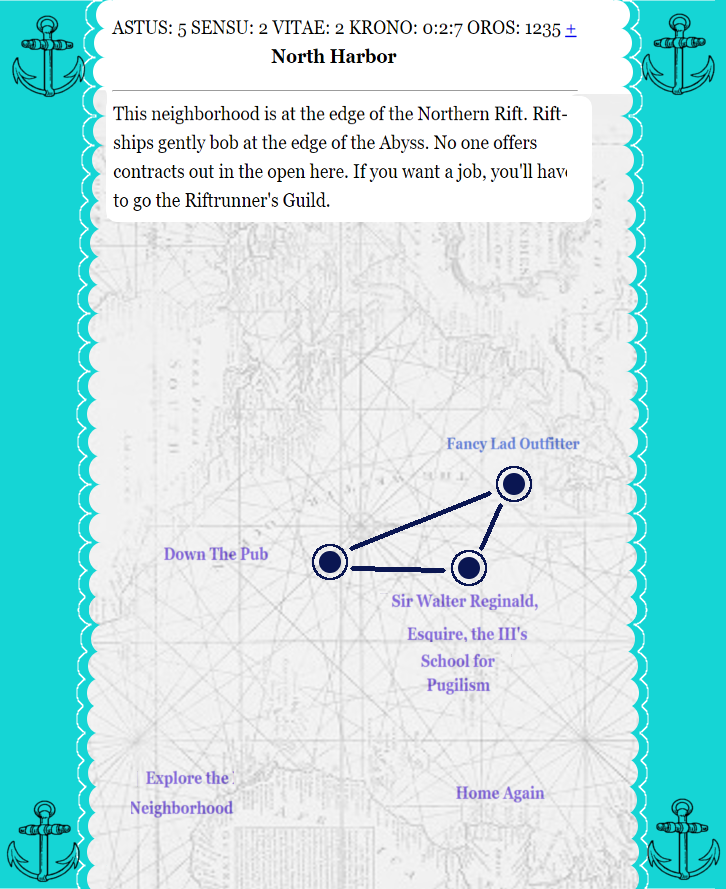
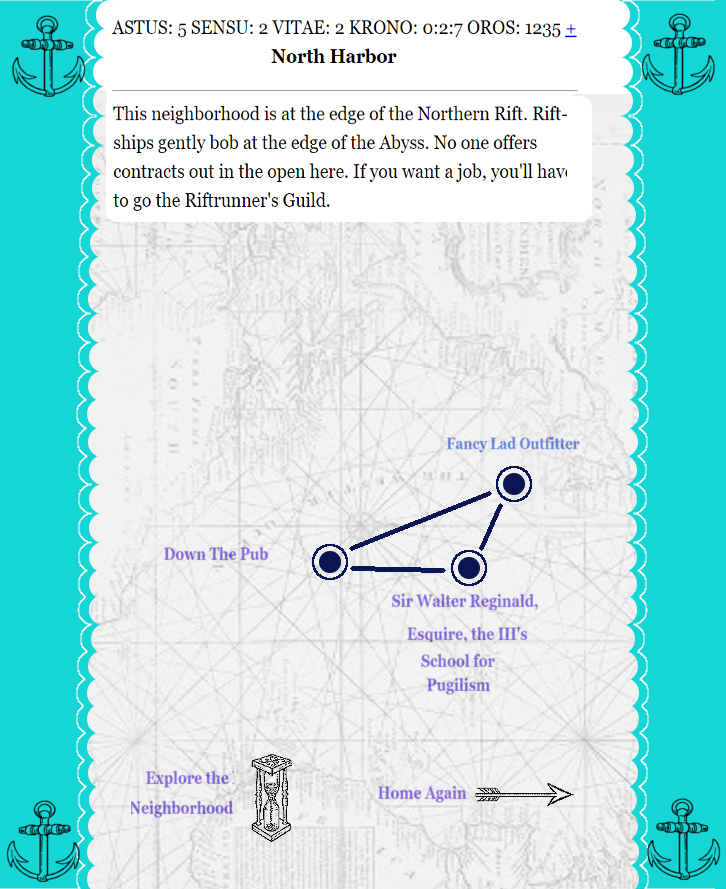
Revision of a layered 726 × 889 image; what changed, layer by layer:
added layer "Pasted Layer #6" (multiply) above "Pasted Layer #5" over [251, 754, 292, 843]
added layer "Pasted Layer #5" (multiply) above "location dots" over [468, 783, 574, 807]
painted on "Pasted Layer #3" over [137, 593, 545, 819]
hid "Pasted Layer #1", painted on it over [137, 593, 574, 843]
hid "Pasted Layer" over [137, 593, 574, 843]
